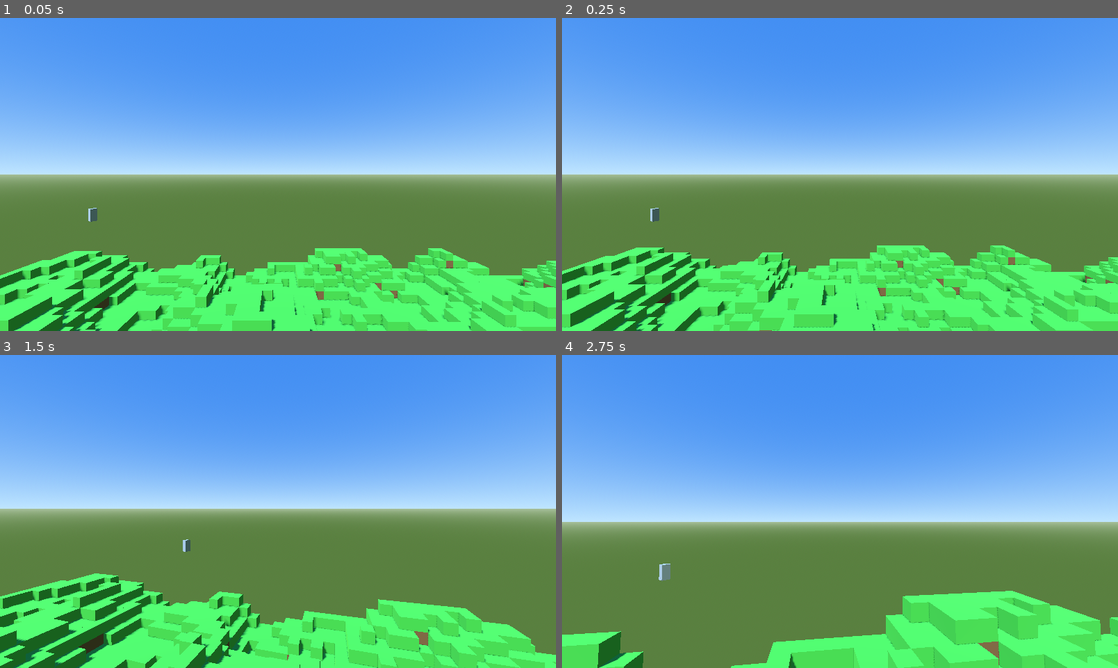
Above: before the commit, frames 1-4 (two rows, left to right).
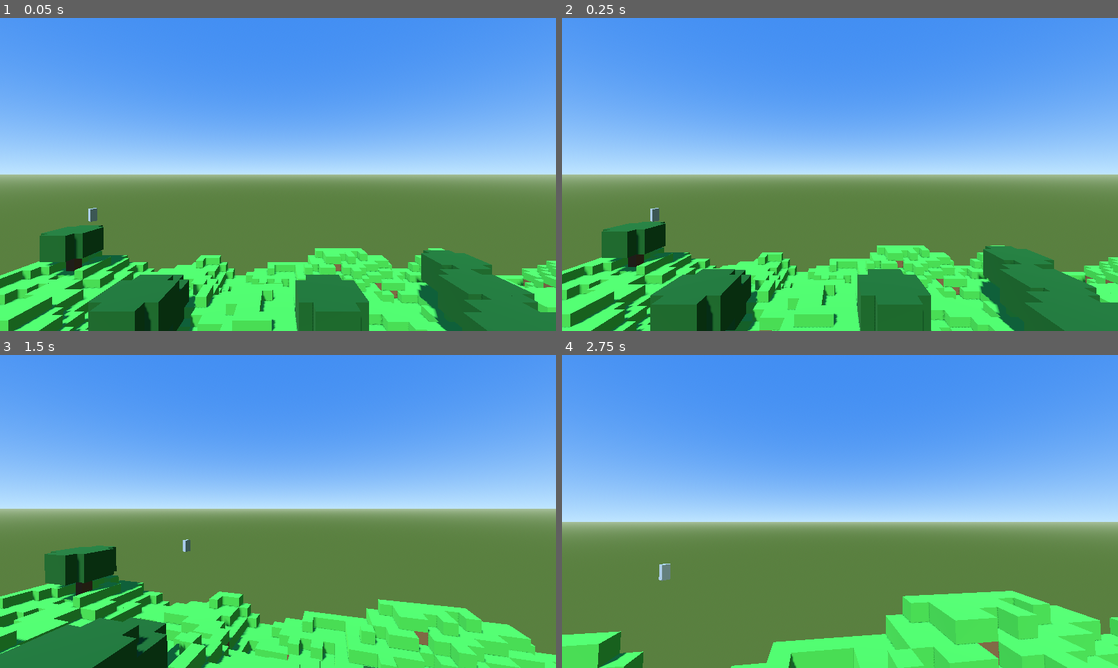
Above: after the commit, the same moments.

Repository: AnesBenRayana/Mini_Manicraft
Game: Godot game, scene res://scenes/world/World.tscn
Same seed, same stepped clock (60 frames per second), same inputs: the game is played once before the commit and once after it.
Inputs (mouse positions are in pixels of both pictures, inside the frame that each line leads up to):
- Up to frame 1 (0.05 s): no input
- Up to frame 2 (0.25 s): no input
- Up to frame 3 (1.5 s): tap Enter at 0.5 s; move the mouse to (305, 511) at 0.52 s; hold W from 0.53 s (still down); tap F at 0.6 s; tap Space at 0.77 s; move the mouse to (250, 511) at 1.27 s; tap Shift at 1.35 s
- Up to frame 4 (2.75 s): keep holding W; tap Space at 1.52 s; move the mouse to (851, 505) at 2.02 s; hold Ctrl from 2.03 s (still down)

The runs differ from the first frame. In frame 1, 11% of the frame differs, in the area x 7-100%, y 66-100%; in frame 2, 12%, in the area x 7-100%, y 65-100%; in frame 3, 5.6%; in frame 4, nothing differs.

Commit message:
add some details to trees

Diff:
--- a/scripts/blocks/block.gd
+++ b/scripts/blocks/block.gd
@@ -14,7 +14,15 @@
 
 	if block_type == "grass":
 		material.albedo_color = Color(0.25, 0.65, 0.20, 1)
+
 	elif block_type == "dirt":
 		material.albedo_color = Color(0.45, 0.30, 0.15, 1)
 
+	elif block_type == "wood":
+		material.albedo_color = Color(0.35, 0.18, 0.07, 1)
+
+	elif block_type == "leaves":
+		material.albedo_color = Color(0.05, 0.30, 0.04, 1)
+
+
 	mesh.material_override = material
--- a/scripts/world/world.gd
+++ b/scripts/world/world.gd
@@ -7,29 +7,46 @@
 const MAX_HEIGHT := 8
 const SEED := 12345
 
+# =========================
+# TREES
+# =========================
+
+const TREE_COUNT := 35
+const TREE_TRUNK_HEIGHT := 4
+
 @onready var blocks_container: Node3D = $Blocks
 
 var noise := FastNoiseLite.new()
+var random := RandomNumberGenerator.new()
 
 
 func _ready() -> void:
 	_setup_noise()
 	_generate_world()
+	_generate_trees()
 	_spawn_player()
 
+
+# =========================
+# TERRAIN
+# =========================
 
 func _setup_noise() -> void:
 	noise.seed = SEED
 	noise.noise_type = FastNoiseLite.TYPE_SIMPLEX
 	noise.frequency = 0.05
 
+	random.seed = SEED
+
 
 func _generate_world() -> void:
 	for x in range(WORLD_SIZE):
 		for z in range(WORLD_SIZE):
+
 			var height := _get_height(x, z)
 
 			for y in range(height):
+
 				var block_type := "dirt"
 
 				if y == height - 1:
@@ -42,6 +59,7 @@
 
 
 func _get_height(x: int, z: int) -> int:
+
 	var noise_value := noise.get_noise_2d(x, z)
 
 	var height := int(
@@ -51,25 +69,97 @@
 	return max(height, 1)
 
 
+# =========================
+# BLOCK CREATION
+# =========================
+
 func _create_block(position: Vector3, block_type: String) -> void:
+
 	var block = BLOCK_SCENE.instantiate()
 
 	block.position = position
+
 	blocks_container.add_child(block)
 
 	block.set_block_type(block_type)
 
 
+# =========================
+# TREES
+# =========================
+
+func _generate_trees() -> void:
+
+	for i in range(TREE_COUNT):
+
+		var x := random.randi_range(3, WORLD_SIZE - 4)
+		var z := random.randi_range(3, WORLD_SIZE - 4)
+
+		var ground_height := _get_height(x, z)
+
+		_create_tree(
+			x,
+			ground_height,
+			z
+		)
+
+
+func _create_tree(x: int, ground_height: int, z: int) -> void:
+
+	# =========================
+	# TRUNK
+	# =========================
+
+	for y in range(TREE_TRUNK_HEIGHT):
+
+		_create_block(
+			Vector3(
+				x,
+				ground_height + y,
+				z
+			),
+			"wood"
+		)
+
+
+	# =========================
+	# LEAVES
+	# =========================
+
+	var leaves_center_y := ground_height + TREE_TRUNK_HEIGHT - 1
+
+	for x_offset in range(-2, 3):
+
+		for z_offset in range(-2, 3):
+
+			for y_offset in range(-1, 2):
+
+				# Skip some corners to make the tree less cubic
+				if abs(x_offset) == 2 and abs(z_offset) == 2:
+					continue
+
+				# Don't put leaves inside the trunk
+				if x_offset == 0 and z_offset == 0 and y_offset < 0:
+					continue
+
+				_create_block(
+					Vector3(
+						x + x_offset,
+						leaves_center_y + y_offset,
+						z + z_offset
+					),
+					"leaves"
+				)
+
+
+# =========================
+# PLAYER
+# =========================
+
 func _spawn_player() -> void:
-	print("================================")
-	print("SPAWN PLAYER")
-	print("================================")
 
 	var player = PLAYER_SCENE.instantiate()
 
 	player.position = Vector3(30, 15, 30)
 
 	add_child(player)
-
-	print("PLAYER POSITION: ", player.position)
-	print("PLAYER CREATED: ", player)
